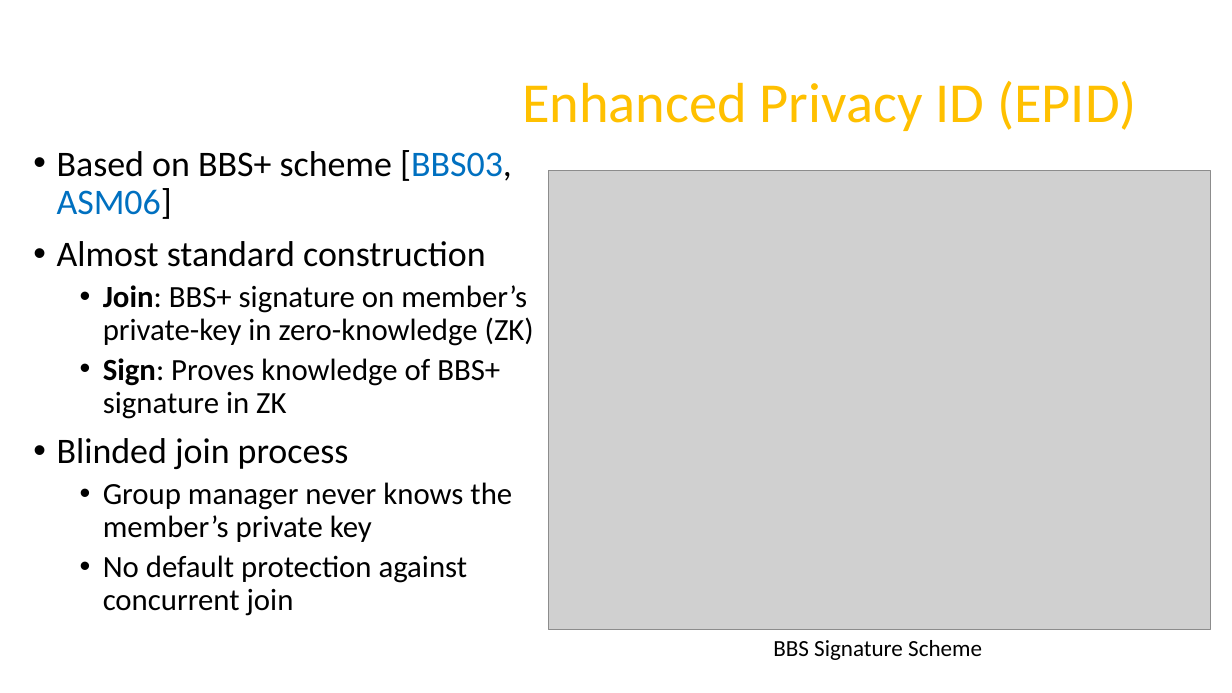
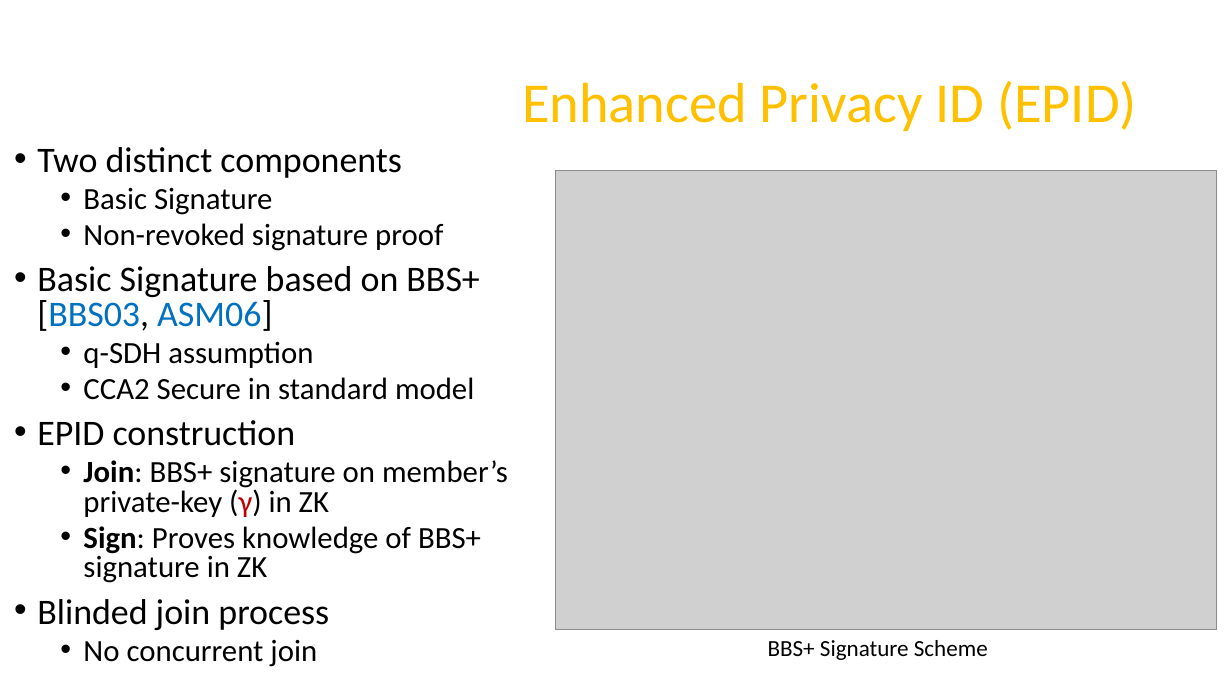
Before and after one commit to axelexic/sgx_remote_attestation_bh_17, a slide deck: slide 12 of presentation/us-17-Swami-SGX-Remote-Attestation-Is-Not-Sufficient.pptx (slide 10 before the commit). Drawn at 1232x693 pixels with LibreOffice and Linux fonts; fonts in the diff are those of the drawing; grey boxes stand for pictures; background and template pictures are left out. Boxes give left, top, right and bottom in pixels: in the first picture for what was removed or moved away, otherwise in the second. Text is boxed around its words. In the diff, an @@ line names an element or a change of style, - is before the commit and + after.

```diff
--- a/presentation/us-17-Swami-SGX-Remote-Attestation-Is-Not-Sufficient.pptx
+++ b/presentation/us-17-Swami-SGX-Remote-Attestation-Is-Not-Sufficient.pptx
@@ text "Two distinct components": place and size @@
-text "Two distinct components" at [57,150,534,616]
+text "Two distinct components" at [37,147,508,667]
@@ text at [37,147,508,517]: text changed @@
-• Based on BBS+ scheme [BBS03, ASM06]
-• Almost standard construction
-  • Join: BBS+ signature on member’s private-key in zero-knowledge (ZK)
+• Two distinct components
+  • Basic Signature
+  • Non-revoked signature proof
+• Basic Signature based on BBS+ [BBS03, ASM06]
+  • q-SDH assumption
+  • CCA2 Secure in standard model
+• EPID construction
+  • Join: BBS+ signature on member’s private-key (γ) in ZK
@@ picture: place and size @@
-picture at [548,171,1210,629]
+picture at [555,171,1217,629]
@@ text at [37,526,481,630]: line spacing 0.9 to 0.8 @@
@@ text at [83,640,317,667]: text changed @@
-  • Group manager never knows the member’s private key
-  • No default protection against concurrent join
+  • No concurrent join
@@ text at [768,640,988,660]: text changed @@
-BBS Signature Scheme
+BBS+ Signature Scheme
```
Also in this commit, not shown: 12 other slides changed, 4 slides added, 2 slides removed, 3 other files.
